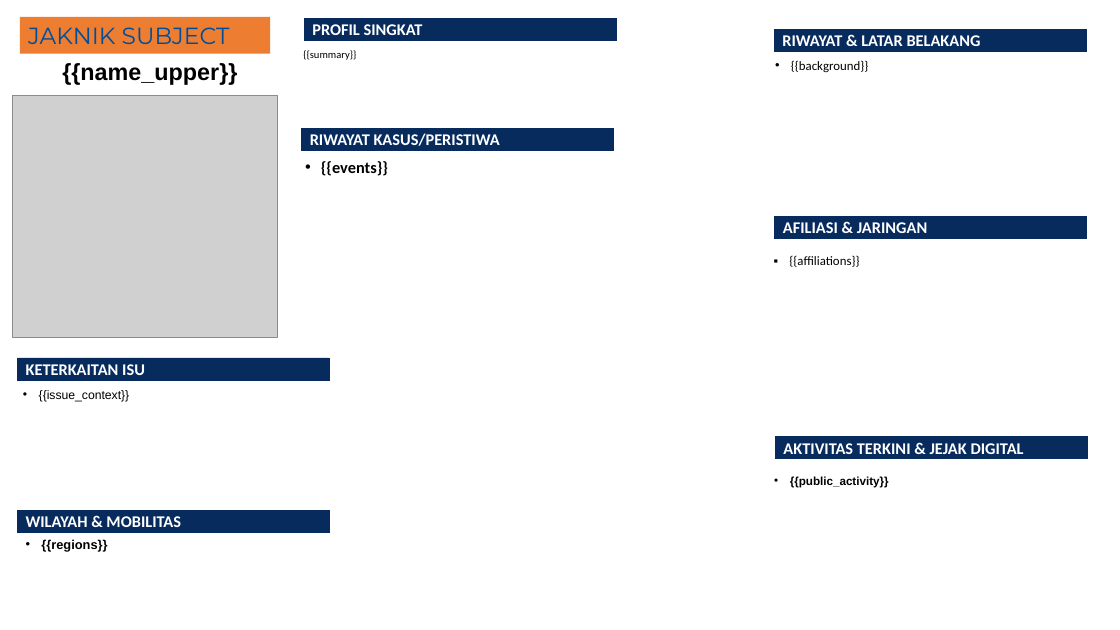
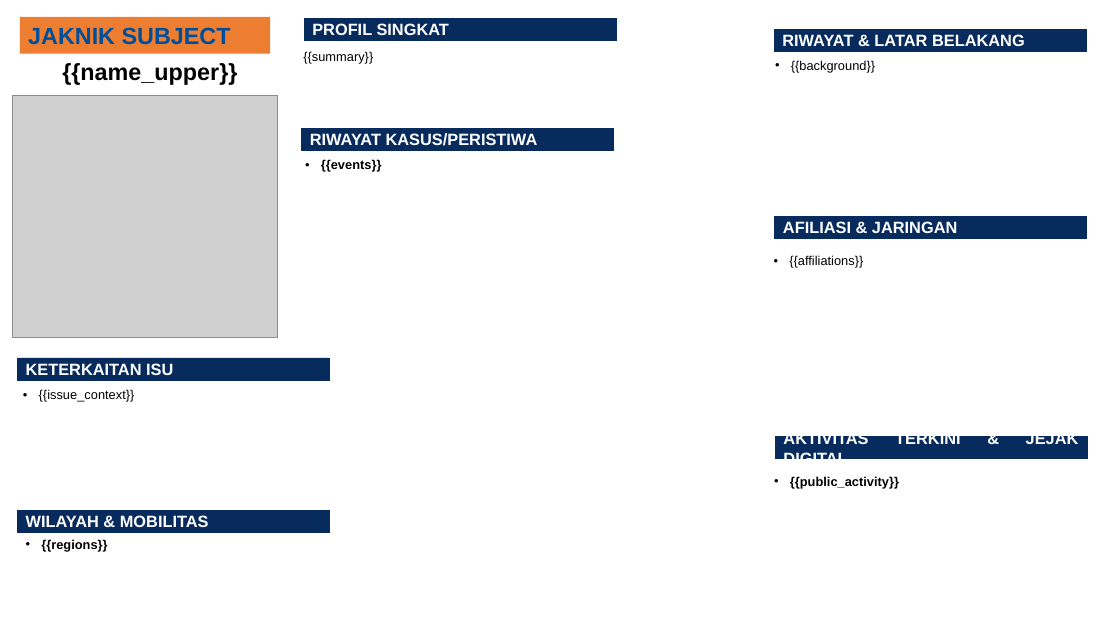
Before and after one commit to Chimera-pkg/hanoman-telemetri, a slide deck: slide 3 of public/templates/subject-template.pptx. Drawn at 1120x630 pixels with LibreOffice and Linux fonts; fonts in the diff are those of the drawing; grey boxes stand for pictures. Boxes give left, top, right and bottom in pixels: in the first picture for what was removed or moved away, otherwise in the second. Text is boxed around its words. In the diff, an @@ line names an element or a change of style, - is before the commit and + after.

```diff
--- a/public/templates/subject-template.pptx
+++ b/public/templates/subject-template.pptx
@@ rectangle "JAKNIK SUBJECT" at bbox=[20, 17, 271, 54]: font Montserrat to Arial, bold on @@
@@ text "{{summary}}" at bbox=[303, 51, 373, 64]: size 9 to 11 pt, font Calibri to Arial @@
@@ font Calibri to Arial in 8 elements at bbox=[304, 18, 616, 40], bbox=[775, 29, 1086, 51], bbox=[302, 128, 613, 150], bbox=[775, 216, 1086, 238], bbox=[18, 358, 329, 380], bbox=[776, 437, 1087, 459], bbox=[18, 510, 329, 532], bbox=[791, 60, 875, 73] @@
@@ text "{{events}}" at bbox=[321, 159, 382, 172]: size 14 to 11 pt, font Calibri to Arial @@
@@ text "{{affiliations}}" at bbox=[789, 255, 863, 268]: font Calibri to Arial; bullet ▪ to • @@
@@ text "{{issue_context}}" at bbox=[39, 389, 135, 402]: size 10.5 to 11 pt @@
@@ text "{{public_activity}}" at bbox=[790, 476, 899, 489]: size 10 to 11 pt @@
```
Also in this commit, not shown: 4 other slides changed, 4 other files.
